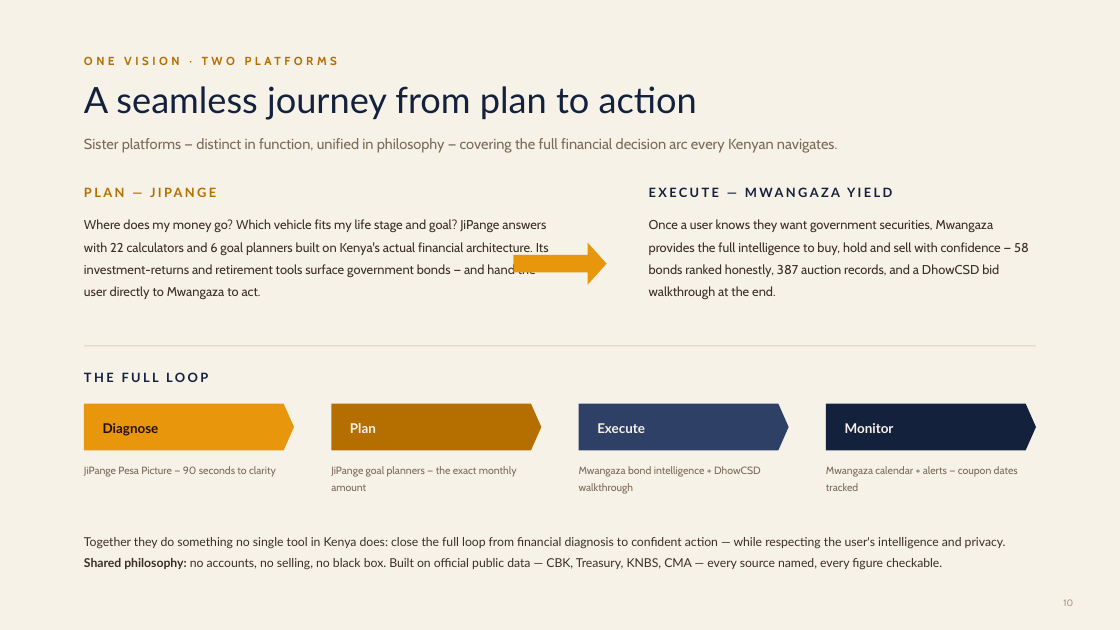
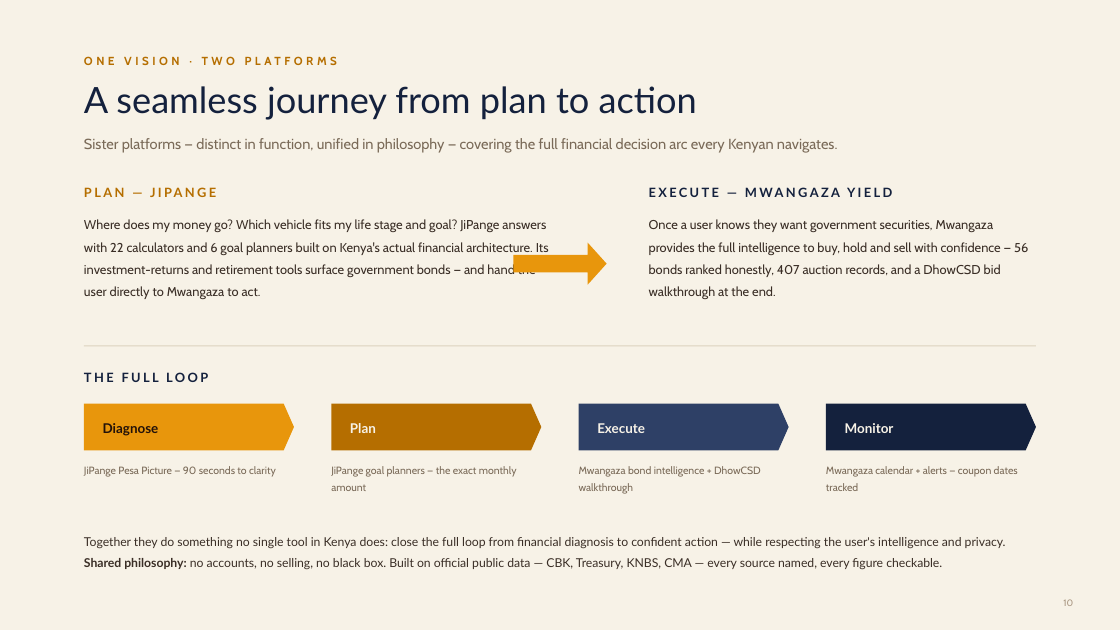
Before and after one commit to PapaDanico/JiPange, a slide deck: slide 10 of web/public/partners/jipange-mwangaza-partnership-deck.pptx. Drawn at 1120x630 pixels with LibreOffice and Linux fonts; fonts in the diff are those of the drawing. Boxes give left, top, right and bottom in pixels: in the first picture for what was removed or moved away, otherwise in the second. Text is boxed around its words. In the diff, an @@ line names an element or a change of style, - is before the commit and + after.

```diff
--- a/web/public/partners/jipange-mwangaza-partnership-deck.pptx
+++ b/web/public/partners/jipange-mwangaza-partnership-deck.pptx
@@ text at box(649, 219, 1028, 299): text changed @@
-Once a user knows they want government securities, Mwangaza provides the full intelligence to buy, hold and sell with confidence — 58 bonds ranked honestly, 387 auction records, and a DhowCSD bid walkthrough at the end.
+Once a user knows they want government securities, Mwangaza provides the full intelligence to buy, hold and sell with confidence — 56 bonds ranked honestly, 407 auction records, and a DhowCSD bid walkthrough at the end.
```
Also in this commit, not shown: 7 other slides changed.
